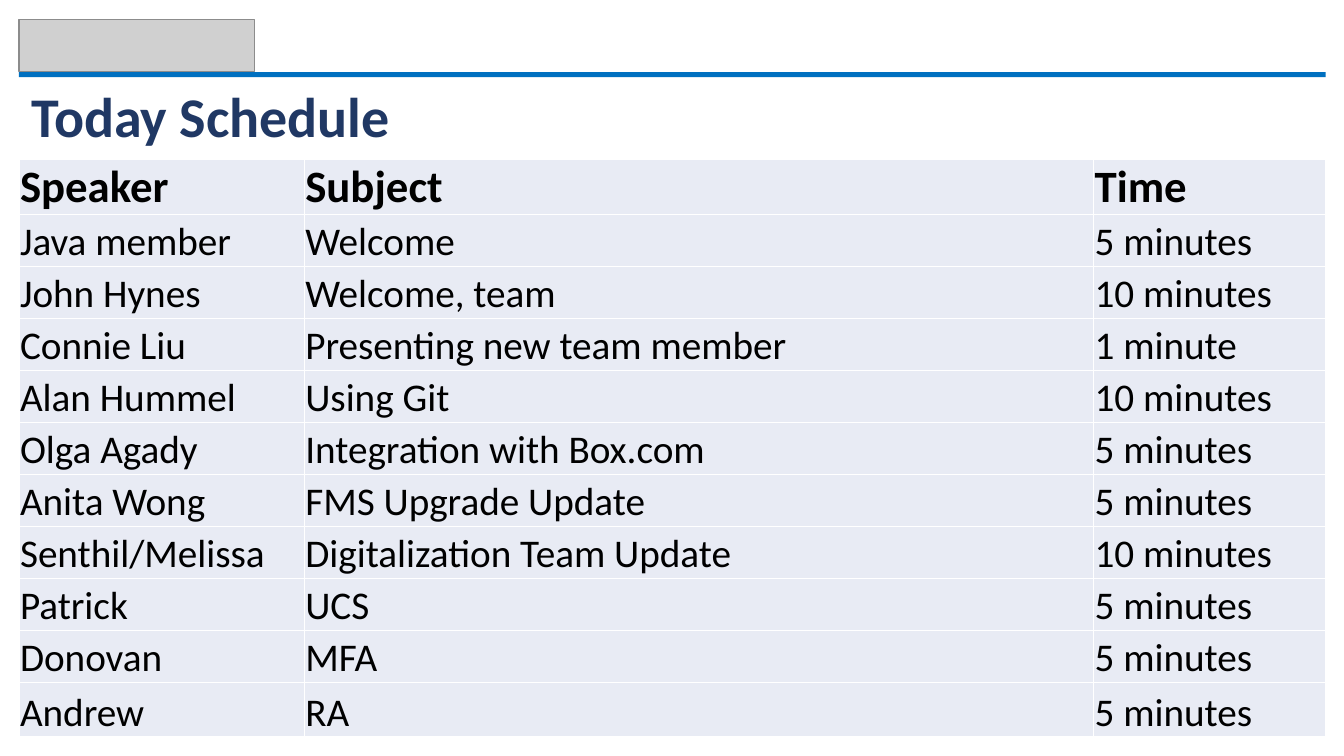
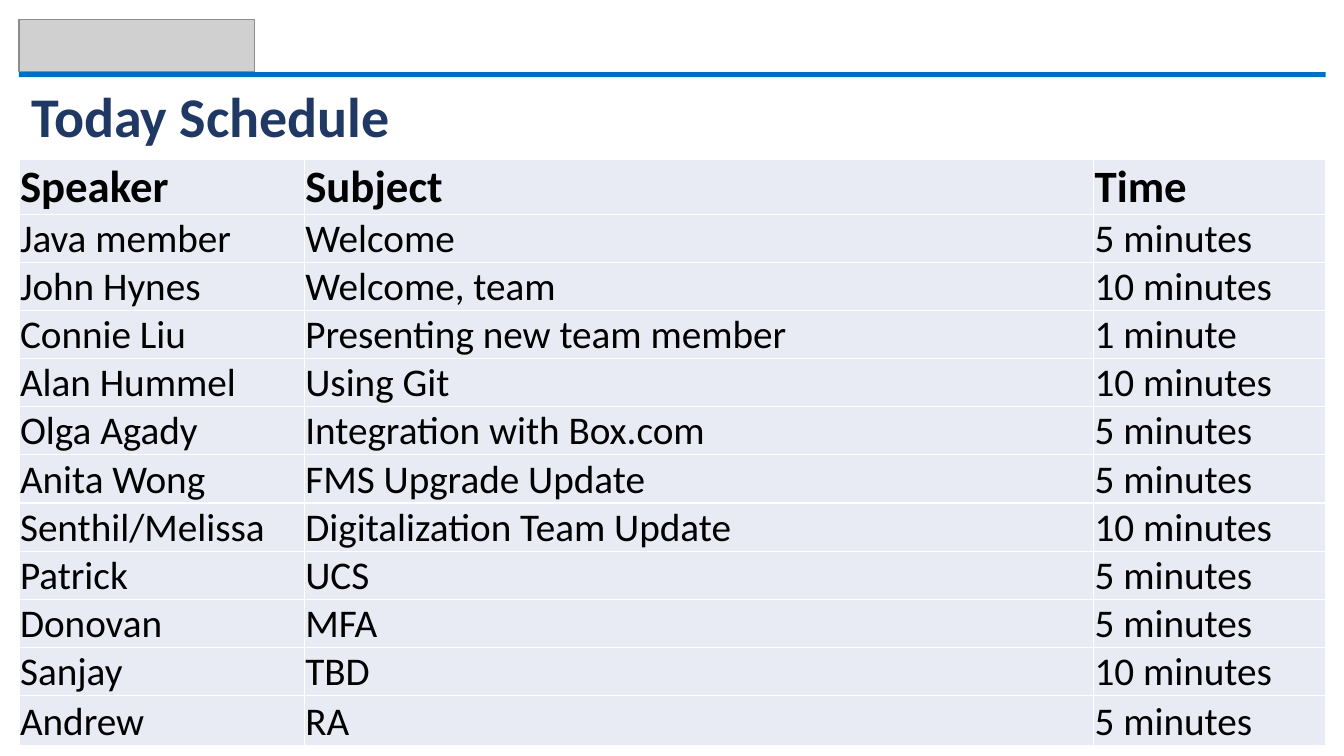
Before and after one commit to alanhummel/ISTeamUpdate, a slide deck: slide 2 of IS Team Updates - November 22.pptx. Drawn at 1344x756 pixels with LibreOffice and Linux fonts; fonts in the diff are those of the drawing; grey boxes stand for pictures. Boxes give left, top, right and bottom in pixels: in the first picture for what was removed or moved away, otherwise in the second. Text is boxed around its words. In the diff, an @@ line names an element or a change of style, - is before the commit and + after.

Commit message:
Updated agenda - Sanjay presentation.

```diff
--- a/IS Team Updates - November 22.pptx
+++ b/IS Team Updates - November 22.pptx
@@ table at [19, 159, 1326, 745] @@
+row 11: Sanjay | TBD | 10 minutes
```
Also in this commit, not shown: 2 other files.
